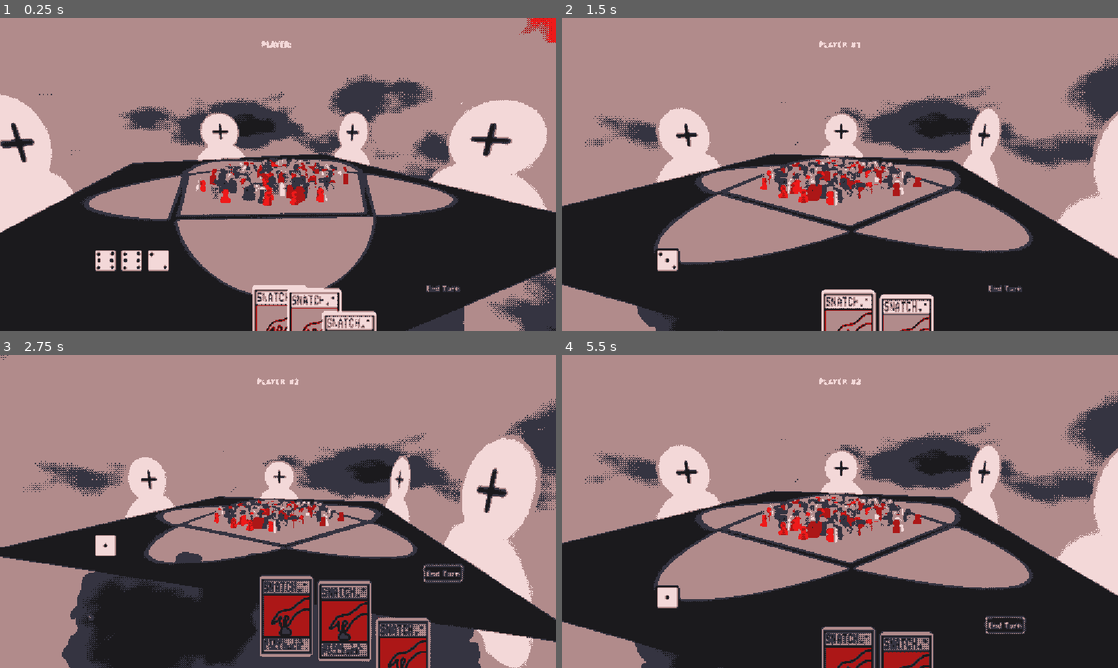
Above: before the commit, frames 1-4 (two rows, left to right).
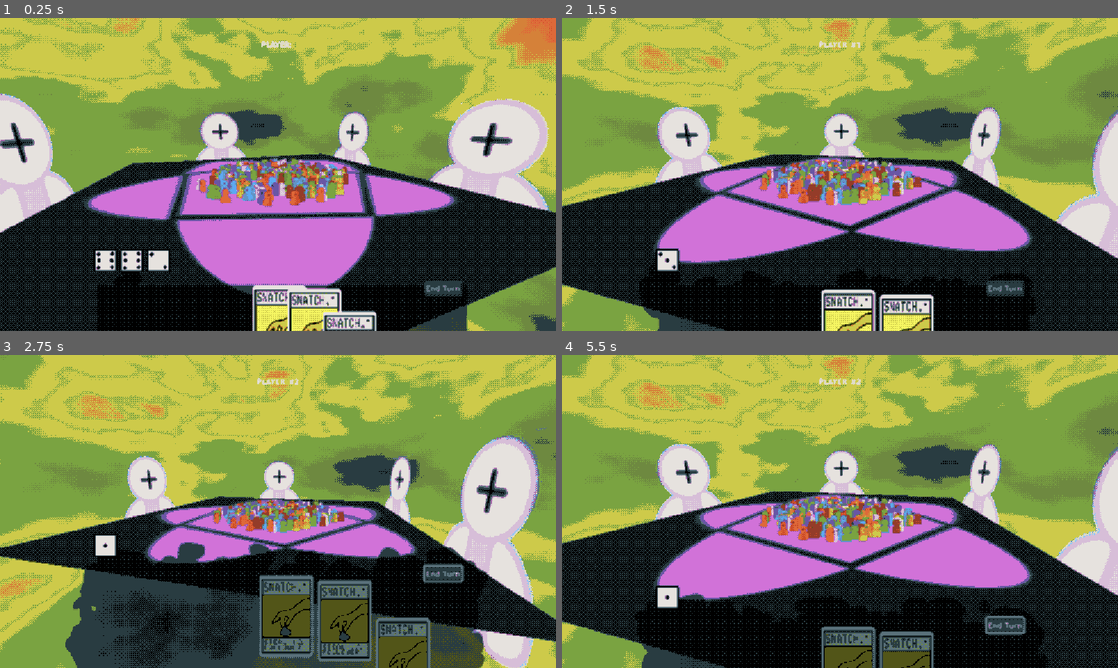
Above: after the commit, the same moments.

Repository: Kaplin86/CULTS
Game: Godot game, scene res://main.tscn
The game is run twice, just before and just after one commit, with the same random seed, the same clock (stepped at 60 frames per second) and the same inputs.
Inputs (mouse positions are in pixels of both pictures, inside the frame that each line leads up to):
- Up to frame 1 (0.25 s): no input
- Up to frame 2 (1.5 s): tap Enter at 0.5 s; move the mouse to (962, 158) at 0.52 s; hold Right (ui_right) 0.53-1.25 s; tap Alt at 0.6 s; click (962, 158) at 0.67 s; drag from (728, 190) to (812, 237) at 1.27 s
- Up to frame 3 (2.75 s): click "End Turn" at 2 s
- Up to frame 4 (5.5 s): move the mouse to (895, 442) at 2.77 s; hold Right (ui_right) 2.78-3.5 s; tap Alt at 2.85, 4.35 s; drag from (812, 574) to (673, 464) at 3.52 s; move the mouse to (1006, 558) at 4.27 s; hold Left (ui_left) 4.28-5 s; drag from (673, 464) to (756, 433) at 5.02 s

The runs differ from the first frame. In frame 1, 90% of the frame differs, in the area x 0-100%, y 0-100%; in frame 2, 93%; in frame 3, 88%; in frame 4, 93%.

Commit message:
new cololor pallete

Diff:
--- a/main.tscn
+++ b/main.tscn
@@ -170,8 +170,8 @@
 rotation = -4.712389
 
 [node name="Sprite2D" type="Sprite2D" parent="UIHandler/ViewCards"]
-modulate = Color(0, 0, 0, 0.5294118)
-position = Vector2(406, 188)
+modulate = Color(0, 0, 0, 0.7411765)
+position = Vector2(412, 169)
 texture = SubResource("ViewportTexture_2cqfq")
 
 [node name="ColorRect2" type="ColorRect" parent="UIHandler/ViewCards"]
--- a/scenes/cool_shader.tscn
+++ b/scenes/cool_shader.tscn
@@ -2,7 +2,7 @@
 
 [ext_resource type="Shader" uid="uid://o7no5bvyij37" path="res://assets/shaderStuffs/screenQuantizer.gdshader" id="1_bqmqs"]
 [ext_resource type="Texture2D" uid="uid://bulu6qpoqp3gw" path="res://assets/shaderStuffs/bayer8x8.png" id="2_6td2x"]
-[ext_resource type="Texture2D" uid="uid://cfmresswxx4mf" path="res://assets/shaderStuffs/joker-6-1x.png" id="3_g4axx"]
+[ext_resource type="Texture2D" uid="uid://8f284er2odeo" path="res://assets/shaderStuffs/Tarot3.png" id="3_g4axx"]
 
 [sub_resource type="ShaderMaterial" id="ShaderMaterial_w48qg"]
 shader = ExtResource("1_bqmqs")
--- a/scenes/metaball_texture.tscn
+++ b/scenes/metaball_texture.tscn
@@ -11,8 +11,8 @@
 viewport_path = NodePath("SubViewport")
 
 [sub_resource type="Gradient" id="Gradient_mckqg"]
-offsets = PackedFloat32Array(0, 0.62474227, 1)
-colors = PackedColorArray(1, 1, 1, 1, 1, 1, 1, 1, 1, 1, 1, 0)
+offsets = PackedFloat32Array(0, 0.039175257, 0.62474227, 1)
+colors = PackedColorArray(1, 1, 1, 0, 1, 1, 1, 1, 1, 1, 1, 1, 1, 1, 1, 0)
 
 [node name="MetaballTexture" type="Control"]
 layout_mode = 3
--- a/scripts/BoardHandler.gd
+++ b/scripts/BoardHandler.gd
@@ -24,7 +24,7 @@
 
 var typeToColor := {
 	"crimson":Color(0.936, 0.203, 0.355, 1.0),
-	"azure":Color(0.023, 0.193, 0.403, 1.0),
+	"azure":Color(0.371, 0.626, 0.976, 1.0),
 	"ivory":Color(0.865, 0.781, 0.781, 1.0),
 	"amethyst":Color("6229a9ff"),
 	"gold":Color(0.802, 0.691, 0.255, 1.0),
Binary file added: assets/shaderStuffs/Tarot3.png
Not shown, added: assets/shaderStuffs/Tarot3.png.import
